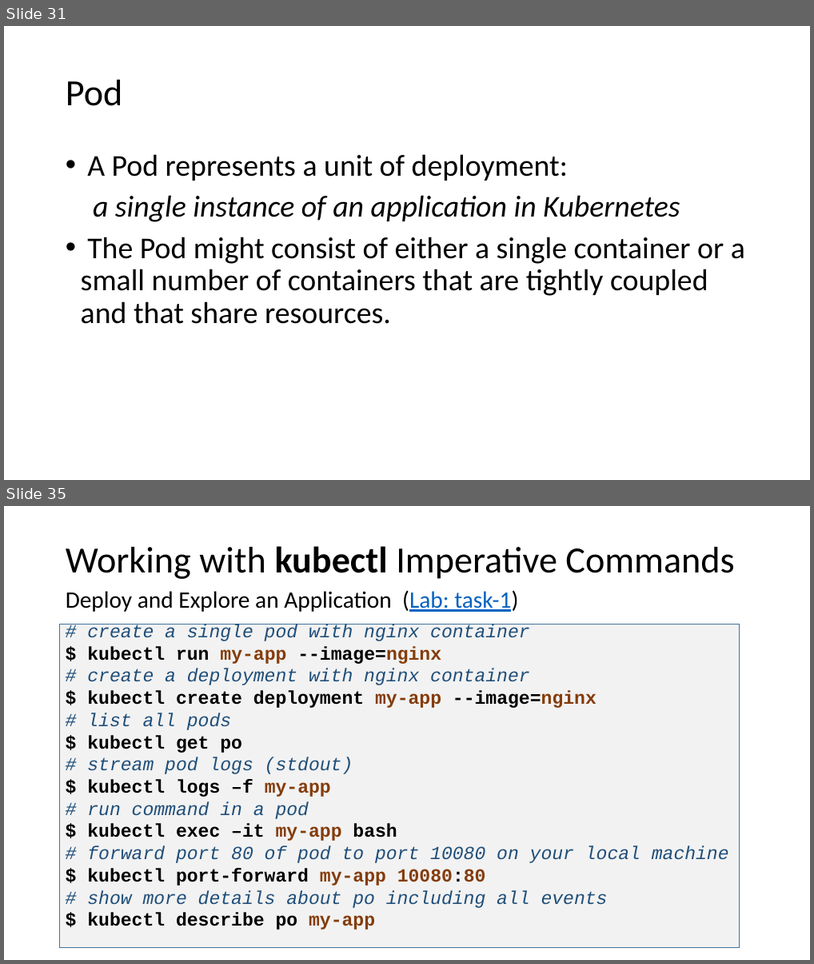
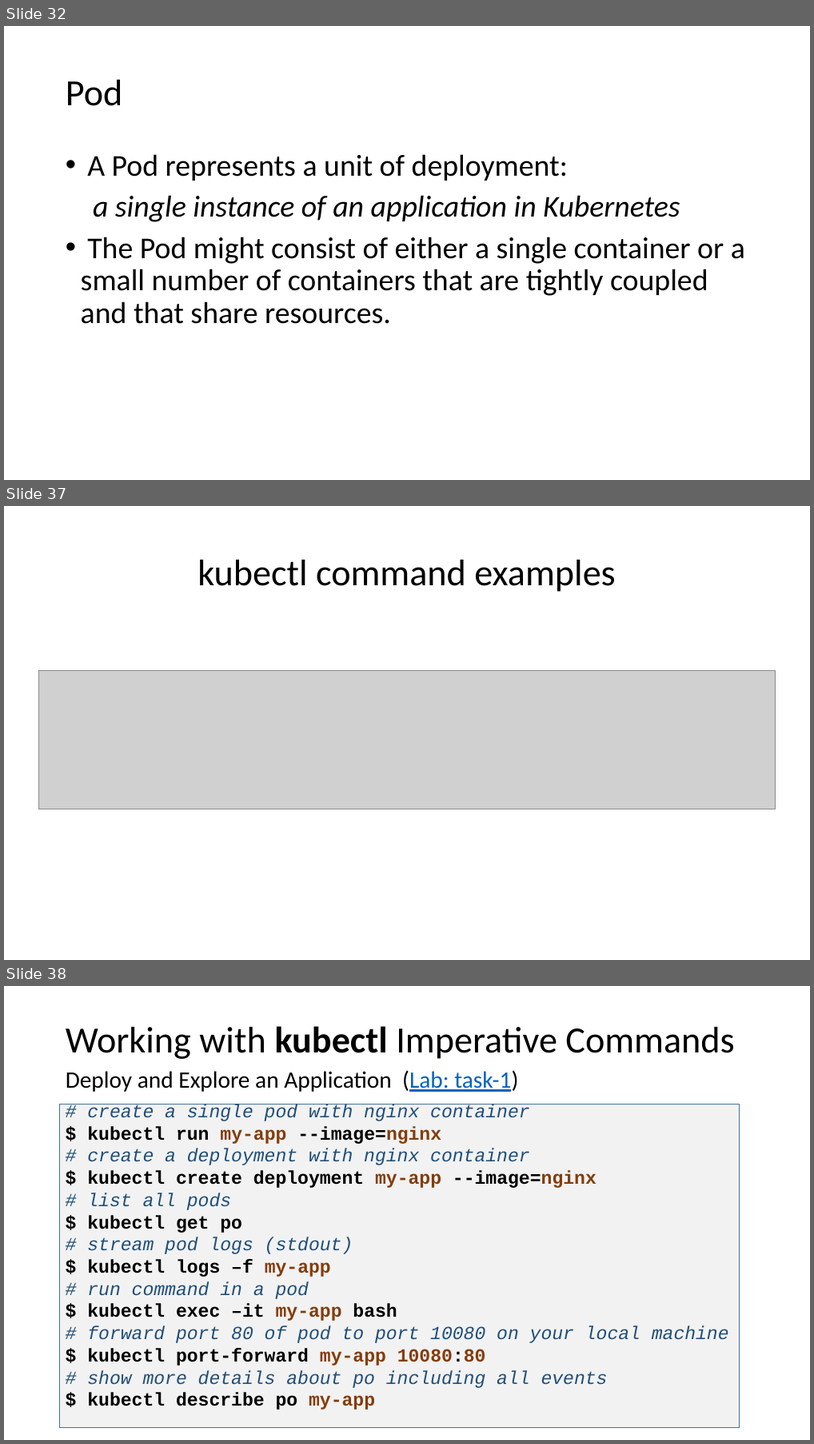
Before and after one commit to eylonmalin/k8s-training, a slide deck: day-1/Using Kubernetes Day 1.pptx. Shown one above the other, each under a label of ours: slides 31 and 35 before the commit, slides 32, 37 and 38 after it; the slides between them are not shown. The pictures are 814x964 and 814x1444 pixels, drawn with LibreOffice and Linux fonts; fonts in the diff are those of the drawing; grey boxes stand for pictures. Boxes give left, top, right and bottom in pixels: in the first picture for what was removed or moved away, otherwise in the second. Text is boxed around its words. In the diff, an @@ line names an element or a change of style, - is before the commit and + after.

```diff
--- a/day-1/Using Kubernetes Day 1.pptx
+++ b/day-1/Using Kubernetes Day 1.pptx
@@ slide 37 added at bbox=[4, 506, 810, 960], background #FFFFFF @@
@@ title added at bbox=[198, 560, 615, 592], 44 pt, text #000000 @@
+kubectl command examples
@@ picture added at bbox=[39, 671, 776, 809] @@
@@ what was slide 31 is now slide 32 @@
@@ what was slide 35 is now slide 38 @@
```
Also in this commit, not shown: 4 slides changed, 4 other slides added, 2 slides removed.
